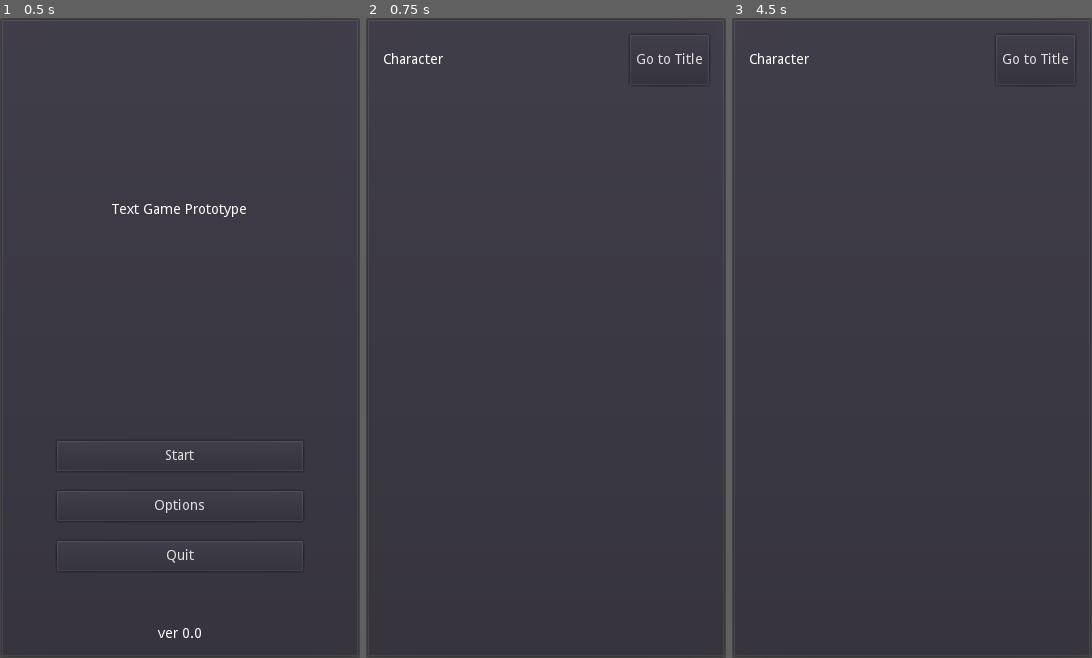
Above: before the commit, frames 1-3 (left to right).
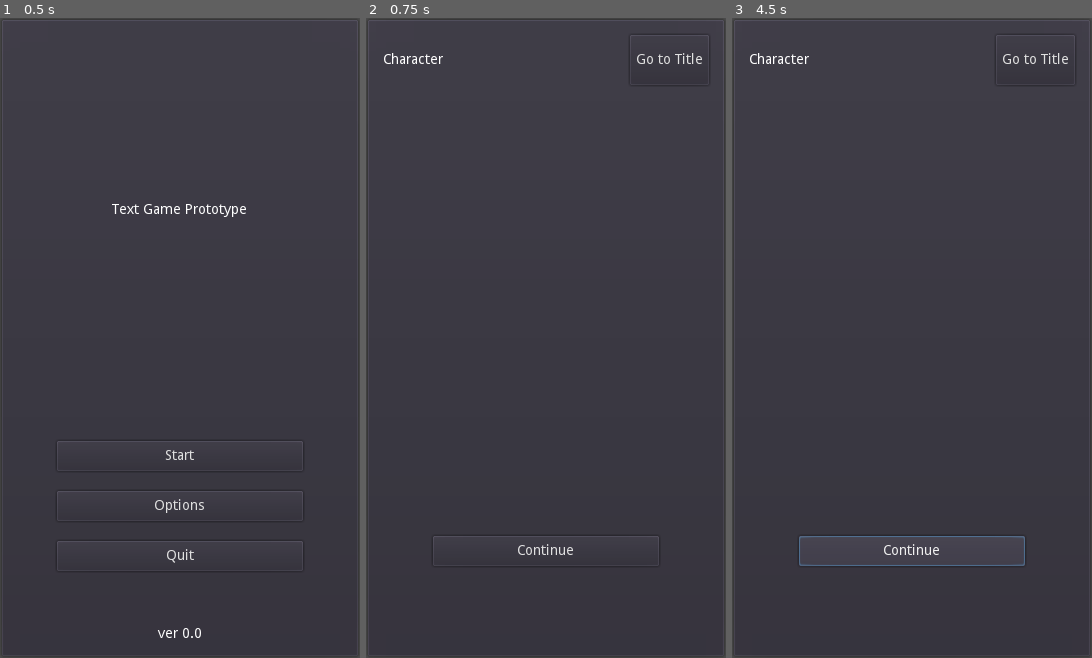
Above: after the commit, the same moments.

Repository: philipuriarte/A-Churchyard-of-Orphans
Game: Godot game, scene res://scenes/main.tscn
Two runs of this game, one before a commit and one after it. Both use one fixed random seed, a clock stepped at 60 frames per second and the inputs below.
Inputs (mouse positions are in pixels of both pictures, inside the frame that each line leads up to):
- Up to frame 1 (0.5 s): no input
- Up to frame 2 (0.75 s): click "Start" at 0.5 s
- Up to frame 3 (4.5 s): click "Go to Title" at 1.25 s; click "Start" at 2 s; click "Go to Title" at 2.75 s; click "Start" at 3.5 s; click (912, 549) at 4.25 s, where only the run after the commit has a clickable "Continue"

Frame 1 is identical in both runs. In frame 2, 0.2% of the frame differs, in the area x 18-82%, y 80-84%; in frame 3, 0.4%, in the area x 18-82%, y 80-86%.

Commit message:
Add ContinueButton

Diff:
--- a/scenes/game_screen.tscn
+++ b/scenes/game_screen.tscn
@@ -63,6 +63,13 @@
 custom_constants/separation = 10
 alignment = 1
 
+[node name="ContinueButton" type="Button" parent="MarginContainer/MainCointainer/ChoicesMargin/ChoicesContainer"]
+margin_top = 10.0
+margin_right = 226.0
+margin_bottom = 40.0
+rect_min_size = Vector2( 0, 30 )
+text = "Continue"
+
 [node name="BottomContainer" type="HBoxContainer" parent="MarginContainer/MainCointainer"]
 margin_top = 556.0
 margin_right = 326.0
